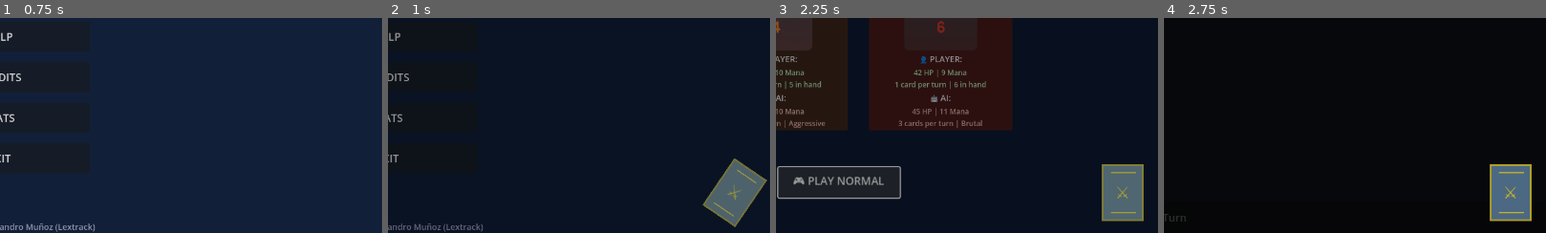
Above: before the commit, frames 1-4 (left to right).
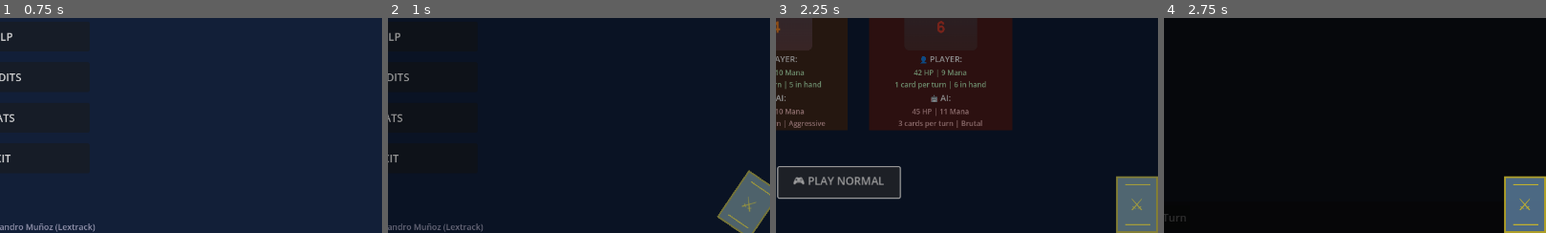
Above: after the commit, the same moments.

Repository: lextrack/Cards
Game: Godot game, scene res://scenes/MainMenu.tscn
The game is run twice, just before and just after one commit, with the same random seed, the same clock (stepped at 60 frames per second) and the same inputs. Sound files missing from this copy of the repository are replaced by a short silence.
Inputs:
- Up to frame 1 (0.75 s): click "START GAME" at 0.5 s
- Up to frame 2 (1 s): no input
- Up to frame 3 (2.25 s): click "START GAME" at 1.25 s; click "🎮 PLAY NORMAL" at 2 s
- Up to frame 4 (2.75 s): no input
The pictures show only the part of the screen within x 50-100%, y 50-100%; the shares and areas given below are measured in that part.

Frame 1 is identical in both runs. In frame 2, 2.9% of the frame differs, in the area x 82-100%, y 65-100%; in frame 3, 3.3%; in frame 4, 3.3%, in the area x 85-100%, y 68-100%.

Commit message:
Change position to the loading screen and folder to export builds

Diff:
--- a/scenes/TransitionOverlay.tscn
+++ b/scenes/TransitionOverlay.tscn
@@ -31,10 +31,8 @@
 anchor_top = 1.0
 anchor_right = 1.0
 anchor_bottom = 1.0
-offset_left = -94.0
-offset_top = -115.0
-offset_right = -24.0
-offset_bottom = -20.0
+offset_left = -70.0
+offset_top = -95.0
 grow_horizontal = 0
 grow_vertical = 0
 pivot_offset = Vector2(35, 47.5)
Not shown, changed: export_presets.cfg
